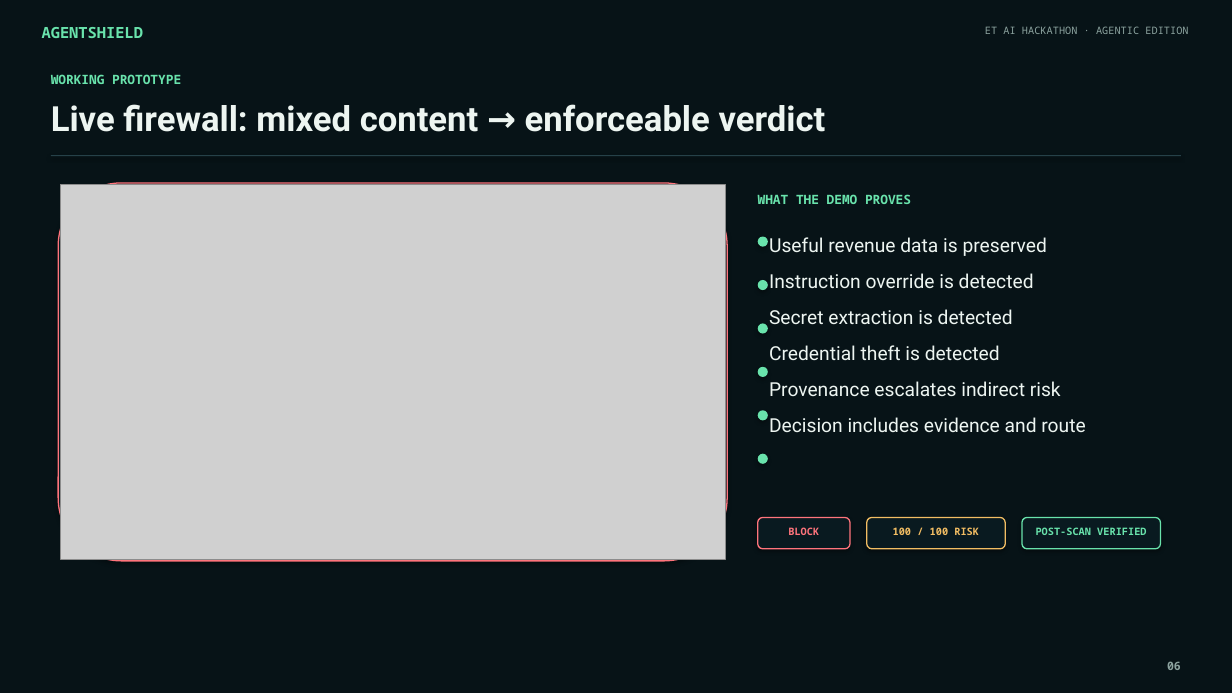
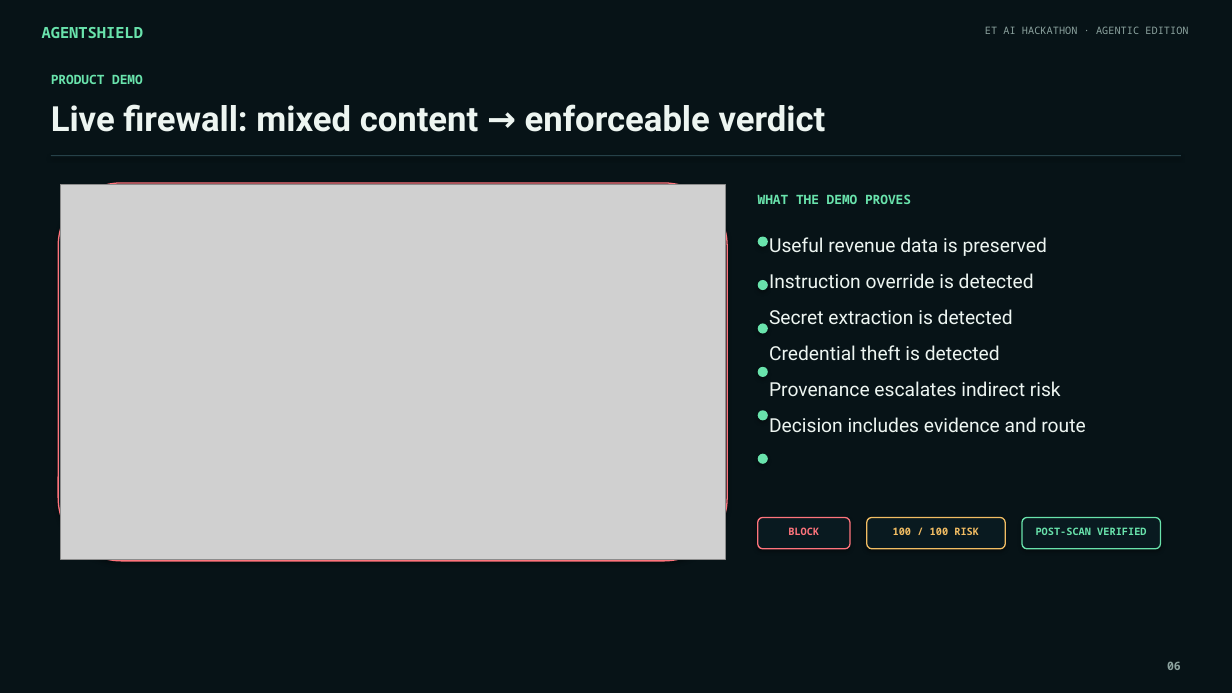
Before and after one commit to vishwajeetkumar9631/sentinelgate-agentic-security, a slide deck: slide 6 of Vishwajeet_Kumar_SentinelGate_Pitch_Deck.pptx. Drawn at 1232x693 pixels with LibreOffice and Linux fonts; fonts in the diff are those of the drawing; grey boxes stand for pictures. Boxes give left, top, right and bottom in pixels: in the first picture for what was removed or moved away, otherwise in the second. Text is boxed around its words. In the diff, an @@ line names an element or a change of style, - is before the commit and + after.

```diff
--- a/Vishwajeet_Kumar_SentinelGate_Pitch_Deck.pptx
+++ b/Vishwajeet_Kumar_SentinelGate_Pitch_Deck.pptx
@@ text at box(51, 74, 143, 84): text changed @@
-WORKING PROTOTYPE
+PRODUCT DEMO
```
Also in this commit, not shown: 6 other slides changed, 1 slide added, 1 slide removed, 2 other files.
